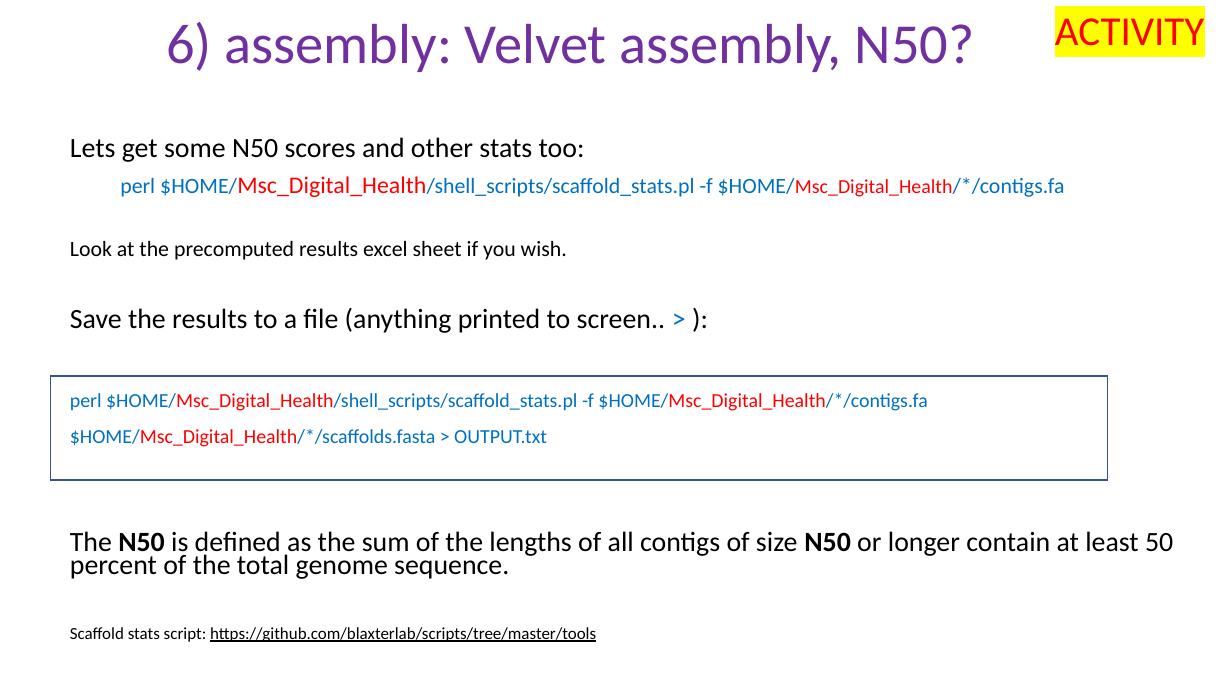
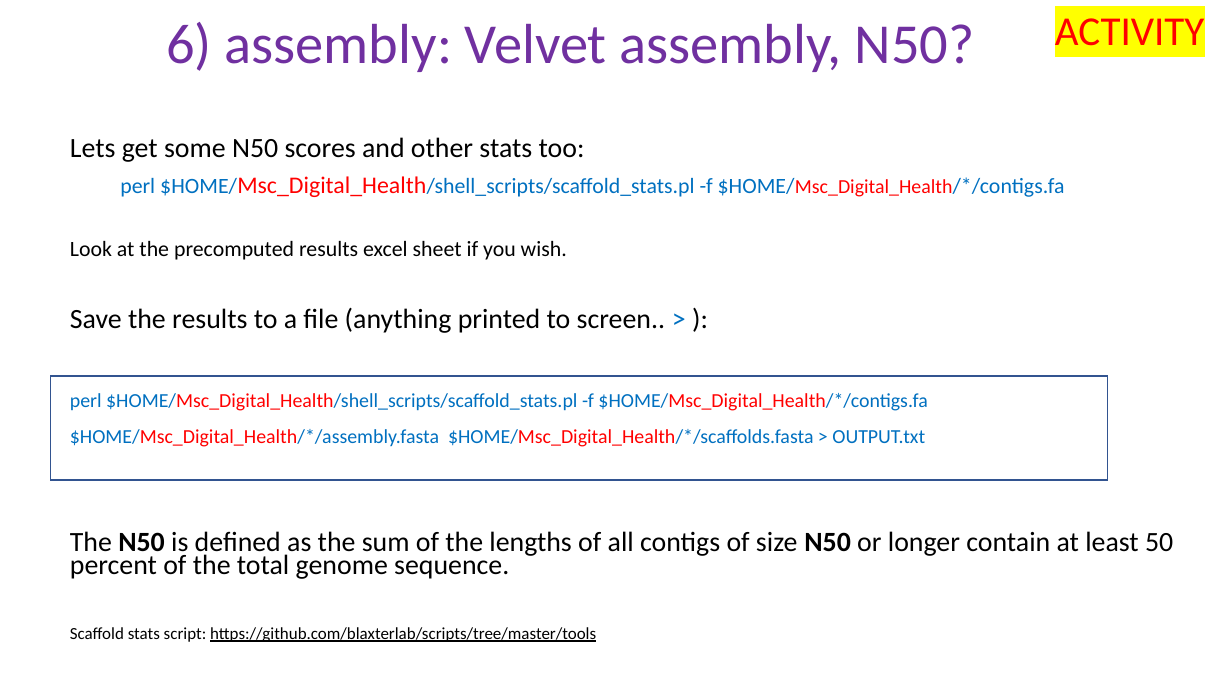
Before and after one commit to peterthorpe5/Msc_Digital_Health, a slide deck: slide 22 of powerpoint/6_assembly.pptx. Drawn at 1232x693 pixels with LibreOffice and Linux fonts; fonts in the diff are those of the drawing. Boxes give left, top, right and bottom in pixels: in the first picture for what was removed or moved away, otherwise in the second. Text is boxed around its words. In the diff, an @@ line names an element or a change of style, - is before the commit and + after.

```diff
--- a/powerpoint/6_assembly.pptx
+++ b/powerpoint/6_assembly.pptx
@@ text at bbox=[70, 393, 927, 447]: text changed @@
-perl $HOME/Msc_Digital_Health/shell_scripts/scaffold_stats.pl -f $HOME/Msc_Digital_Health/*/contigs.fa $HOME/Msc_Digital_Health/*/scaffolds.fasta > OUTPUT.txt
+perl $HOME/Msc_Digital_Health/shell_scripts/scaffold_stats.pl -f $HOME/Msc_Digital_Health/*/contigs.fa $HOME/Msc_Digital_Health/*/assembly.fasta $HOME/Msc_Digital_Health/*/scaffolds.fasta > OUTPUT.txt
```
Also in this commit, not shown: 3 other files.
